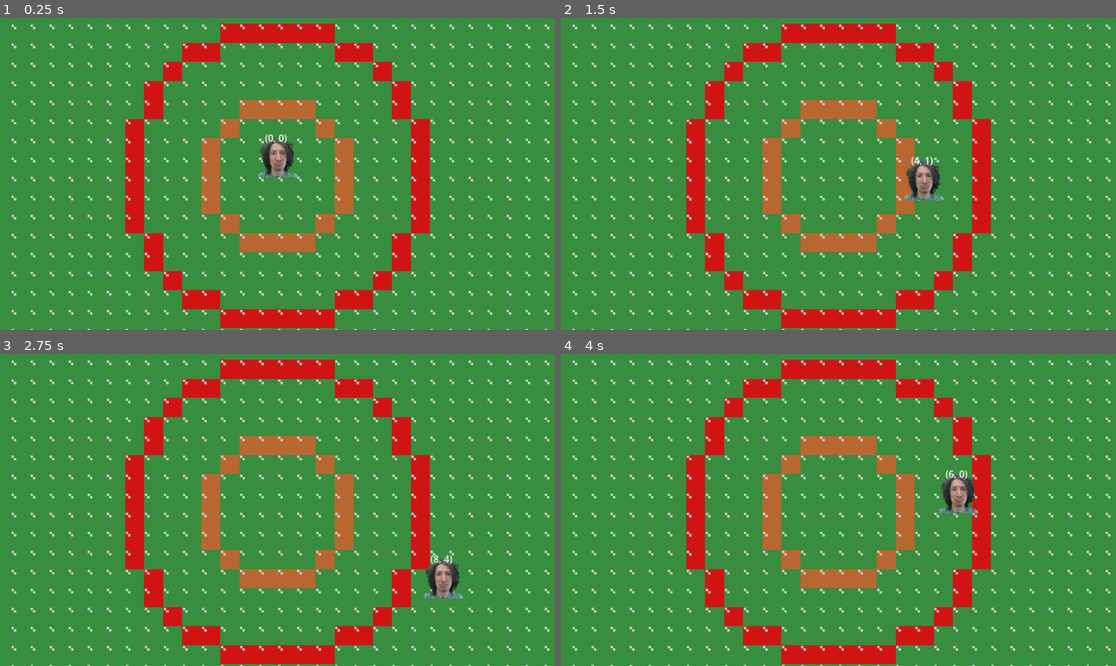
Above: before the commit, frames 1-4 (two rows, left to right).
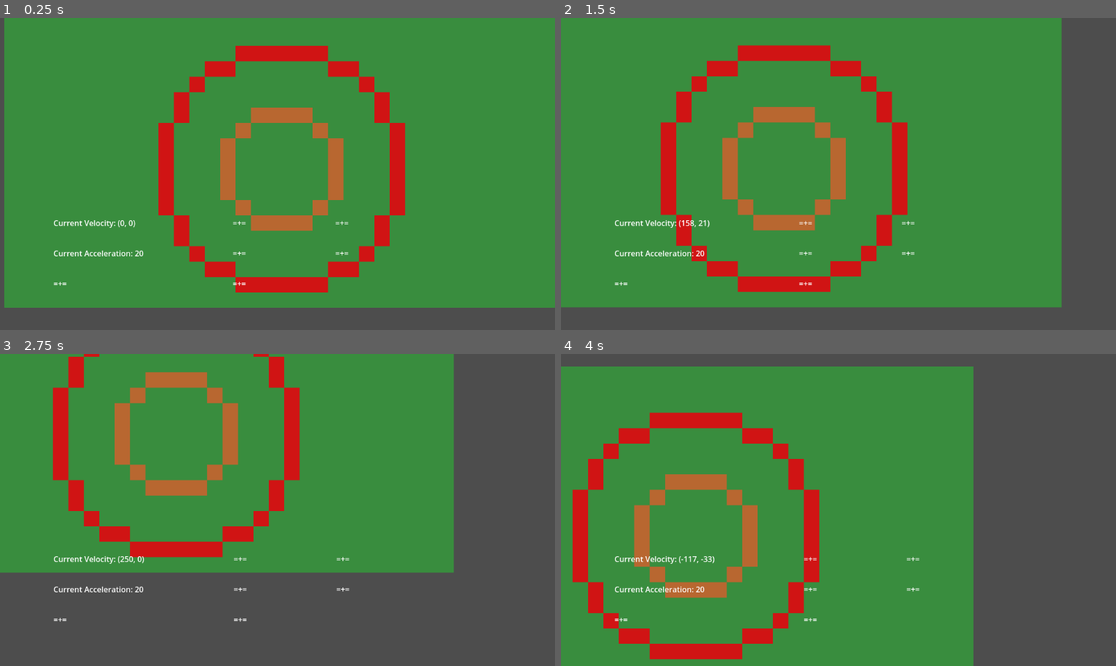
Above: after the commit, the same moments.

Repository: adrian-azan/Free-Parking
Game: Godot game, scene res://SCENES/DEBUG_Playground.tscn
The game is run twice, just before and just after one commit, with the same random seed, the same clock (stepped at 60 frames per second) and the same inputs. This scene is started directly instead of the project's main scene.
Inputs:
- Up to frame 1 (0.25 s): no input
- Up to frame 2 (1.5 s): tap Enter at 0.5 s; hold D (move_right) 0.53-1.28 s; hold S (move_down) from 1.28 s (still down)
- Up to frame 3 (2.75 s): release S (move_down) at 2.03 s; hold D (move_right) from 2.03 s (still down)
- Up to frame 4 (4 s): release D (move_right) at 2.78 s; hold W (move_up) 2.78-3.53 s; hold A (move_left) from 3.53 s (still down)

The runs differ from the first frame. In frame 1, 32% of the frame differs, in the area x 0-100%, y 0-100%; in frame 2, 38%; in frame 3, 60%; in frame 4, 51%.

Commit message:
I'll figure this out in the PR (hahah)

Diff:
--- a/ART/SPRITES/Prototype/PROTOTYPE_TILESET.tres
+++ b/ART/SPRITES/Prototype/PROTOTYPE_TILESET.tres
@@ -18,6 +18,8 @@
 1:1/0/modulate = Color(1, 1, 1, 0.7372549)
 2:1/0 = 0
 2:1/0/modulate = Color(1, 1, 1, 0.7372549)
+3:0/0 = 0
+3:1/0 = 0
 
 [resource]
 tile_size = Vector2i(32, 32)
--- /dev/null
+++ b/CODE/LabelOverlay.gd
@@ -0,0 +1,20 @@
+extends Node2D
+
+@onready var _gridContainer: GridContainer
+# Try instantiating the layout scene when this global node gets made
+
+
+func _ready() -> void:
+	_gridContainer = (ResourceLoader.load("res://SCENES/LabelOverlay.tscn") as PackedScene).instantiate()
+	add_child(_gridContainer)
+
+
+
+func GetPath() -> NodePath:
+	return get_path()
+
+func SetLabel(idx: int, text: String):
+	if ( _gridContainer == null or idx < 0 or idx > _gridContainer.get_child_count()):
+		return
+
+	(_gridContainer.get_child(idx) as Label).text = text
--- a/CODE/Player.gd
+++ b/CODE/Player.gd
@@ -1,46 +1,113 @@
-class_name Player extends Node2D
+class_name Player extends CharacterBody2D
 
-var coordinates: Vector2
+
+###
+# Debug Stuff (Its often handy to add some labels and stuff to view values while playing.
+#				AAAAAaaand I just thought of another handy little tool. Super simple screen overlay
+#				thats like 3 columns of 6 rows of labels. Smack whatever you need in that script
+#				without having to worry about the player class having a shit ton of labels
+#				Ok lets do it  - 3/15/25 - 10:02pm Ok did it 3/17. Now there is a global
+#				Node that you can add a string to get it to show up on screen. Called it LabelOverlay)
+###
+
+
+
+###
+# Little Tools (Ok idealy I'd like to use the tools I wrote in c# here, but until then I'm putting some tools
+#					That I have found most nodes need but dont have, will go here
+###
 var audio_player: AudioStreamPlayer2D
 
-var DEBUG_coordinatesLabel: Label
 
-var _speed: float
+###
+# Vehicle Movement (Tid bit, usually if im '@export'ing, its also an indicator I can play around
+# 					withthese values in the _ready method to see it do different stuff to the player)
+###
+@export var _maxVelocity: float
+@export var _maxAcceleration: float
+var _currentAcceleration: Vector2
+var _acceleration: float
 
+###
+# "Ok what the heck are these??" I hear you saying. Well, certainly cant claim this is not a hammer
+# looking for a nail, but this is my solution to "Decelerating". Ok here was the issue: calculating the value
+# for where the player is going is easy. They hit right they go right, they hit left they go left. DECELERATING is
+# a bit different right? cause I want to decelerate when I hit NO buttons. So how can I tell what direction to
+# send the player to make them slow down? Lets say I just make it negative. Like say I'm going -10 (left) and I stop.
+# Id expect the acceleration to then go to -9, -8... -2, -1, 0 and then stop there. But then how do I get the Deceleration
+# to be positive if I was going left and then negative if I was going right. I just want what ever value acceleration
+# currently is to head towards 0...And then it hit me. Tween go value I say 0_0 Tween not care what initial value is
+# So I made a tween to do just that.
+#
+# "But WHHhhhhyyYYYYyy are there 2?" BECAUSE X AND Y DONT EFFECT EACHOTHER. I messed this logic up a few times making
+# this acceleration based. The x and why should work independnt to eachother. So if I'm not pressing left or right I am
+# slowing down horizontally but I could be SHMOOOVING up and down. I also put these in their own variables cause I need
+# to keep track of them. Mostly to check if they are "valid" (finished) or if I need to kill it early
+###
+var SPEEDING_DOWN_X: Tween
+var SPEEDING_DOWN_Y: Tween
 
 func _ready() -> void:
-	DEBUG_coordinatesLabel = $DEBUG/coordinatesLabel
 	audio_player = $AudioStreamPlayer2D
 
-	_speed = .1
+	SPEEDING_DOWN_X = create_tween()
+	SPEEDING_DOWN_Y = create_tween()
 
+	_maxVelocity = 250.0 if _maxVelocity == 0 else _maxVelocity
 
-func _process(delta: float) -> void:
-	DEBUG_coordinatesLabel.text = "(%d, %d)" % [coordinates.x, coordinates.y]
+	_currentAcceleration = Vector2(0,0)
+	_maxAcceleration = 40.0 if _maxAcceleration == 0 else _maxAcceleration;
+	_acceleration = _maxAcceleration / 2;
+
+func _physics_process(delta: float) -> void:
+	LabelOverlay.SetLabel(0, "Current Velocity: (%d, %d)" % [velocity.x, velocity.y])
+	LabelOverlay.SetLabel(3, "Current Acceleration: %d" % [_acceleration])
 
 
 	var moving: Vector2 = Vector2.ZERO
-	if Input.is_action_pressed("move_up"):
-		moving.y -= _speed
-	if Input.is_action_pressed("move_down"):
-		moving.y += _speed
-	if Input.is_action_pressed("move_right"):
-		moving.x += _speed
-	if Input.is_action_pressed("move_left"):
-		moving.x -= _speed
+	moving.y = Input.get_axis("move_up", "move_down")
+	moving.x = Input.get_axis("move_left", "move_right")
 
+
+	if (moving.x != 0):
+		SPEEDING_DOWN_X.kill()
+		_currentAcceleration += _acceleration * moving.x * Vector2(1,0) * delta
+
+	if (moving.y != 0):
+		SPEEDING_DOWN_Y.kill()
+		_currentAcceleration += _acceleration * moving.y * Vector2(0,1) * delta
+
+	if (moving.x == 0 and !SPEEDING_DOWN_X.is_valid()):
+		SPEEDING_DOWN_X = create_tween()
+		SPEEDING_DOWN_X.tween_property(self, "velocity:x", 0, .5)
+		_currentAcceleration.x = 0
+
+	if (moving.y == 0 and !SPEEDING_DOWN_Y.is_valid()):
+		SPEEDING_DOWN_Y = create_tween()
+		SPEEDING_DOWN_Y.tween_property(self, "velocity:y", 0, .5)
+		_currentAcceleration.y = 0
+
+
+	_currentAcceleration.x = clamp(_currentAcceleration.x, -_maxAcceleration, _maxAcceleration)
+	_currentAcceleration.y = clamp(_currentAcceleration.y, -_maxAcceleration, _maxAcceleration)
+
+	if (!SPEEDING_DOWN_X.is_valid() || !SPEEDING_DOWN_Y.is_valid()):
+		velocity += _currentAcceleration
+		velocity.x = clamp(velocity.x, -_maxVelocity, _maxVelocity)
+		velocity.y = clamp(velocity.y, -_maxVelocity, _maxVelocity)
+		rotation = lerp_angle(rotation, velocity.angle(), .2)
 
 	# Per Frame Actions
 	###################
 
 	#Animate movement
-	if Input.is_action_just_pressed("move_left"):
-		create_tween().tween_property($Sprite2D, "skew", .36, .2)
-		create_tween().tween_property($Sprite2D, "skew", 0, .2).set_delay(.2)
+	#if Input.is_action_just_pressed("move_left"):
+	#	create_tween().tween_property($Sprite2D, "skew", .36, .2)
+	#	create_tween().tween_property($Sprite2D, "skew", 0, .2).set_delay(.2)
 
-	if Input.is_action_just_pressed("move_right"):
-		create_tween().tween_property($Sprite2D, "skew", -.36, .2)
-		create_tween().tween_property($Sprite2D, "skew", 0, .2).set_delay(.2)
+	#if Input.is_action_just_pressed("move_right"):
+	#	create_tween().tween_property($Sprite2D, "skew", -.36, .2)
+	#	create_tween().tween_property($Sprite2D, "skew", 0, .2).set_delay(.5)
 
 
 
@@ -55,9 +122,8 @@
 		audio_player.stop()
 
 	#Animate movement
-	if Input.is_action_just_pressed("move_up") or Input.is_action_just_pressed("move_down"):
-		create_tween().tween_property($Sprite2D, "scale", Vector2(.03, .025), .1)
-		create_tween().tween_property($Sprite2D, "scale", Vector2(.03,.03), .1).set_delay(.1)
+	#if Input.is_action_just_pressed("move_up") or Input.is_action_just_pressed("move_down"):
+	#	create_tween().tween_property($Sprite2D, "scale", Vector2(.03, .025), .1)
+	#	create_tween().tween_property($Sprite2D, "scale", Vector2(.03,.03), .1).set_delay(.1)
 
-	coordinates += moving
-	position = floor(coordinates * 32)
+	move_and_slide()
--- /dev/null
+++ b/CODE/PlayerCamera.gd
@@ -0,0 +1,5 @@
+extends Camera2D
+
+
+func _ready() -> void:
+	$RemoteTransform2D.remote_path = LabelOverlay.GetPath()
--- a/SCENES/DEBUG_Playground.tscn
+++ b/SCENES/DEBUG_Playground.tscn
@@ -1,17 +1,22 @@
-[gd_scene load_steps=3 format=4 uid="uid://cteugen0f40v5"]
+[gd_scene load_steps=4 format=4 uid="uid://cteugen0f40v5"]
 
 [ext_resource type="TileSet" uid="uid://d3g2ng3ggkaa1" path="res://ART/SPRITES/Prototype/PROTOTYPE_TILESET.tres" id="1_tfmjn"]
 [ext_resource type="PackedScene" uid="uid://b2m047wdkfa5y" path="res://SCENES/Player.tscn" id="2_fw8q6"]
+[ext_resource type="Script" uid="uid://sbdnplihay1n" path="res://CODE/PlayerCamera.gd" id="3_fw8q6"]
 
 [node name="Root" type="Node2D"]
 
 [node name="TileMapLayer" type="TileMapLayer" parent="."]
+position = Vector2(5, -5)
 tile_map_data = PackedByteArray("AAD4//v/AQABAAAAAAD4//z/AQABAAAAAAD4//3/AQABAAAAAAD4//7/AQACAAEAAAD4////AQACAAEAAAD4/w …(11440 unchanged characters)…
 tile_set = ExtResource("1_tfmjn")
 
-[node name="Camera2D" type="Camera2D" parent="."]
-position = Vector2(0, 28.505)
-zoom = Vector2(1.235, 1.235)
+[node name="Player" parent="." instance=ExtResource("2_fw8q6")]
 
-[node name="Player" parent="." instance=ExtResource("2_fw8q6")]
-position = Vector2(4, -8)
+[node name="Camera2D" type="Camera2D" parent="Player"]
+position = Vector2(-4, 36.504997)
+script = ExtResource("3_fw8q6")
+
+[node name="RemoteTransform2D" type="RemoteTransform2D" parent="Player/Camera2D"]
+update_rotation = false
+update_scale = false
--- /dev/null
+++ b/SCENES/LabelOverlay.tscn
@@ -0,0 +1,58 @@
+[gd_scene format=3 uid="uid://iuf6pqh5h2vp"]
+
+[node name="GridContainer" type="GridContainer"]
+offset_left = -465.0
+offset_top = 90.0
+offset_right = 585.0
+offset_bottom = 416.0
+theme_override_constants/h_separation = 185
+theme_override_constants/v_separation = 40
+columns = 3
+
+[node name="Label" type="Label" parent="."]
+z_index = 10
+layout_mode = 2
+theme_override_font_sizes/font_size = 16
+text = "=+="
+
+[node name="Label2" type="Label" parent="."]
+z_index = 10
+layout_mode = 2
+theme_override_font_sizes/font_size = 16
+text = "=+="
+
+[node name="Label3" type="Label" parent="."]
+z_index = 10
+layout_mode = 2
+theme_override_font_sizes/font_size = 16
+text = "=+="
+
+[node name="Label4" type="Label" parent="."]
+z_index = 10
+layout_mode = 2
+theme_override_font_sizes/font_size = 16
+text = "=+="
+
+[node name="Label5" type="Label" parent="."]
+z_index = 10
+layout_mode = 2
+theme_override_font_sizes/font_size = 16
+text = "=+="
+
+[node name="Label6" type="Label" parent="."]
+z_index = 10
+layout_mode = 2
+theme_override_font_sizes/font_size = 16
+text = "=+="
+
+[node name="Label7" type="Label" parent="."]
+z_index = 10
+layout_mode = 2
+theme_override_font_sizes/font_size = 16
+text = "=+="
+
+[node name="Label8" type="Label" parent="."]
+z_index = 10
+layout_mode = 2
+theme_override_font_sizes/font_size = 16
+text = "=+="
--- a/SCENES/Player.tscn
+++ b/SCENES/Player.tscn
@@ -1,31 +1,23 @@
 [gd_scene load_steps=4 format=3 uid="uid://b2m047wdkfa5y"]
 
 [ext_resource type="Script" uid="uid://c2fa32ayou81o" path="res://CODE/Player.gd" id="1_667t4"]
-[ext_resource type="Texture2D" uid="uid://okshgtixiyhc" path="res://ART/SPRITES/Player.png" id="1_esb2h"]
-[ext_resource type="SpriteFrames" uid="uid://hogtsvj4k2bq" path="res://ART/SPRITES/Prototype/PROTOTYPE_SPRITE_FRAMES.tres" id="3_4cgft"]
+[ext_resource type="Texture2D" uid="uid://drhn0jul06te" path="res://ART/SPRITES/CarSprite.jpeg" id="2_4cgft"]
+[ext_resource type="SpriteFrames" uid="uid://hogtsvj4k2bq" path="res://SCENES/PROTOTYPE_SPRITE_FRAMES.tres" id="3_4cgft"]
 
-[node name="Player" type="Node2D"]
+[node name="Player" type="CharacterBody2D" groups=["Player"]]
+motion_mode = 1
 script = ExtResource("1_667t4")
 
 [node name="Sprite2D" type="Sprite2D" parent="."]
-position = Vector2(93, 63.999996)
-scale = Vector2(0.03, 0.03)
-texture = ExtResource("1_esb2h")
+position = Vector2(320, 211)
+scale = Vector2(0.1042857, 0.08517544)
+texture = ExtResource("2_4cgft")
 offset = Vector2(-3066.6667, -2466.6665)
 
 [node name="AudioStreamPlayer2D" type="AudioStreamPlayer2D" parent="."]
 
 [node name="DEBUG" type="Node2D" parent="."]
 
-[node name="coordinatesLabel" type="Label" parent="DEBUG"]
-offset_left = -21.0
-offset_top = -44.0
-offset_right = 52.0
-offset_bottom = 3.0
-pivot_offset = Vector2(21, 82)
-theme_override_font_sizes/font_size = 16
-text = "(0,0)"
-
 [node name="background" type="AnimatedSprite2D" parent="DEBUG"]
 visible = false
 scale = Vector2(2, 2)
--- a/project.godot
+++ b/project.godot
@@ -11,9 +11,13 @@
 [application]
 
 config/name="Free Parking"
-run/main_scene="uid://cteugen0f40v5"
+run/main_scene="uid://lokg4hgy8cq2"
 config/features=PackedStringArray("4.5", "Forward Plus")
 config/icon="res://icon.svg"
+
+[autoload]
+
+LabelOverlay="*res://CODE/LabelOverlay.gd"
 
 [dotnet]
 
@@ -24,20 +28,34 @@
 move_up={
 "deadzone": 0.2,
 "events": [Object(InputEventKey,"resource_local_to_scene":false,"resource_name":"","device":-1,"window_id":0,"alt_press …(192 unchanged characters)…
-]
+, Object(InputEventJoypadMotion,"resource_local_to_scene":false,"resource_name":"","device":-1,"axis":1,"axis_value":-1.0,"script":null)
+, null]
 }
 move_down={
 "deadzone": 0.2,
 "events": [Object(InputEventKey,"resource_local_to_scene":false,"resource_name":"","device":-1,"window_id":0,"alt_press …(192 unchanged characters)…
+, Object(InputEventJoypadMotion,"resource_local_to_scene":false,"resource_name":"","device":-1,"axis":1,"axis_value":1.0,"script":null)
 ]
 }
 move_right={
 "deadzone": 0.2,
 "events": [Object(InputEventKey,"resource_local_to_scene":false,"resource_name":"","device":-1,"window_id":0,"alt_press …(192 unchanged characters)…
+, Object(InputEventJoypadMotion,"resource_local_to_scene":false,"resource_name":"","device":-1,"axis":0,"axis_value":1.0,"script":null)
 ]
 }
 move_left={
 "deadzone": 0.2,
 "events": [Object(InputEventKey,"resource_local_to_scene":false,"resource_name":"","device":-1,"window_id":0,"alt_press …(191 unchanged characters)…
+, Object(InputEventJoypadMotion,"resource_local_to_scene":false,"resource_name":"","device":-1,"axis":0,"axis_value":-1.0,"script":null)
 ]
 }
+accelerate={
+"deadzone": 0.2,
+"events": [Object(InputEventJoypadMotion,"resource_local_to_scene":false,"resource_name":"","device":-1,"axis":5,"axis_value":1.0,"script":null)
+]
+}
+
+[layer_names]
+
+2d_physics/layer_1="Player"
+2d_physics/layer_2="Items"
Binary file changed: ART/SPRITES/Prototype/PROTOTYPE_SPRITE_SHEET.png
Not shown, added: CODE/LabelOverlay.gd.uid
Not shown, added: CODE/PlayerCamera.gd.uid
Renamed: ART/SPRITES/Prototype/PROTOTYPE_SPRITE_FRAMES.tres -> SCENES/PROTOTYPE_SPRITE_FRAMES.tres
